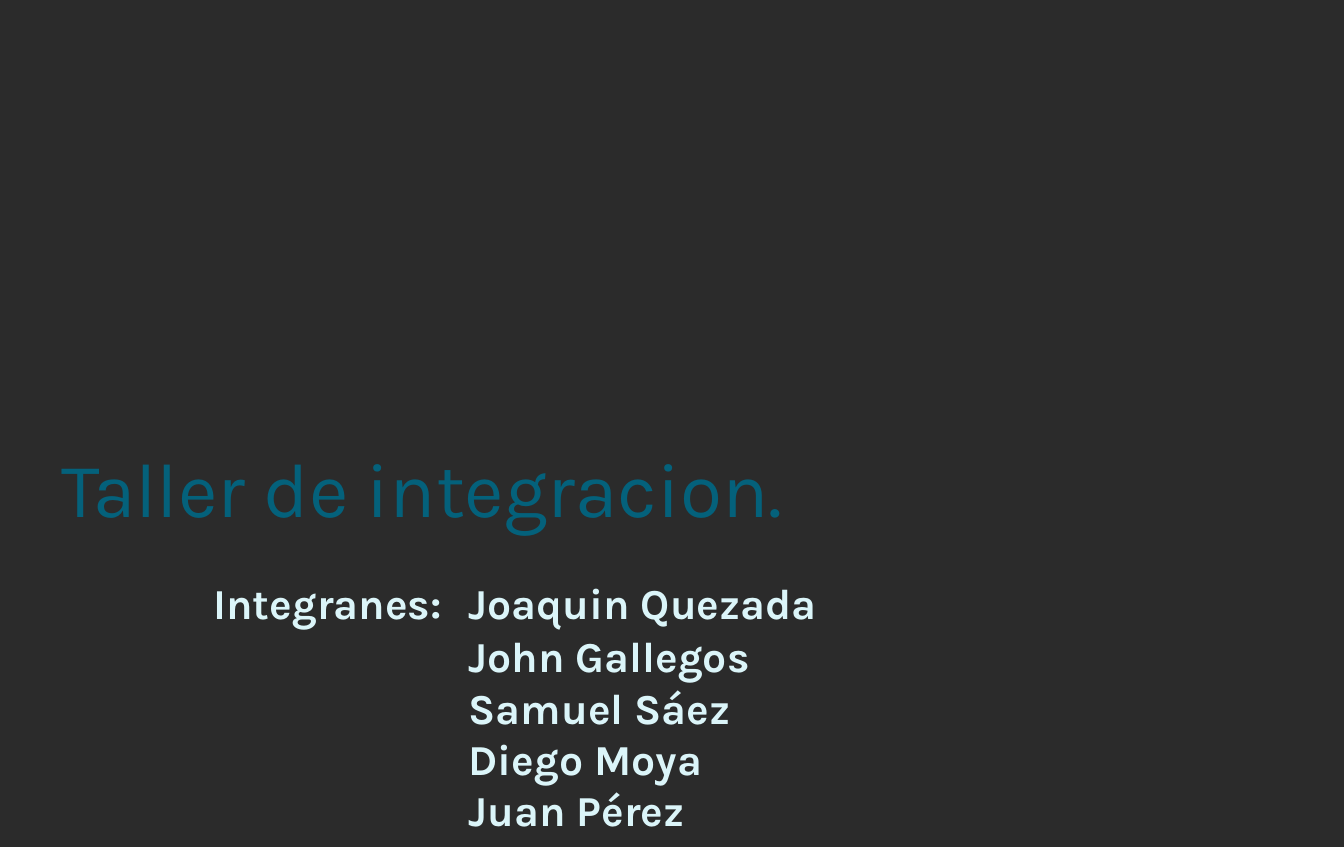
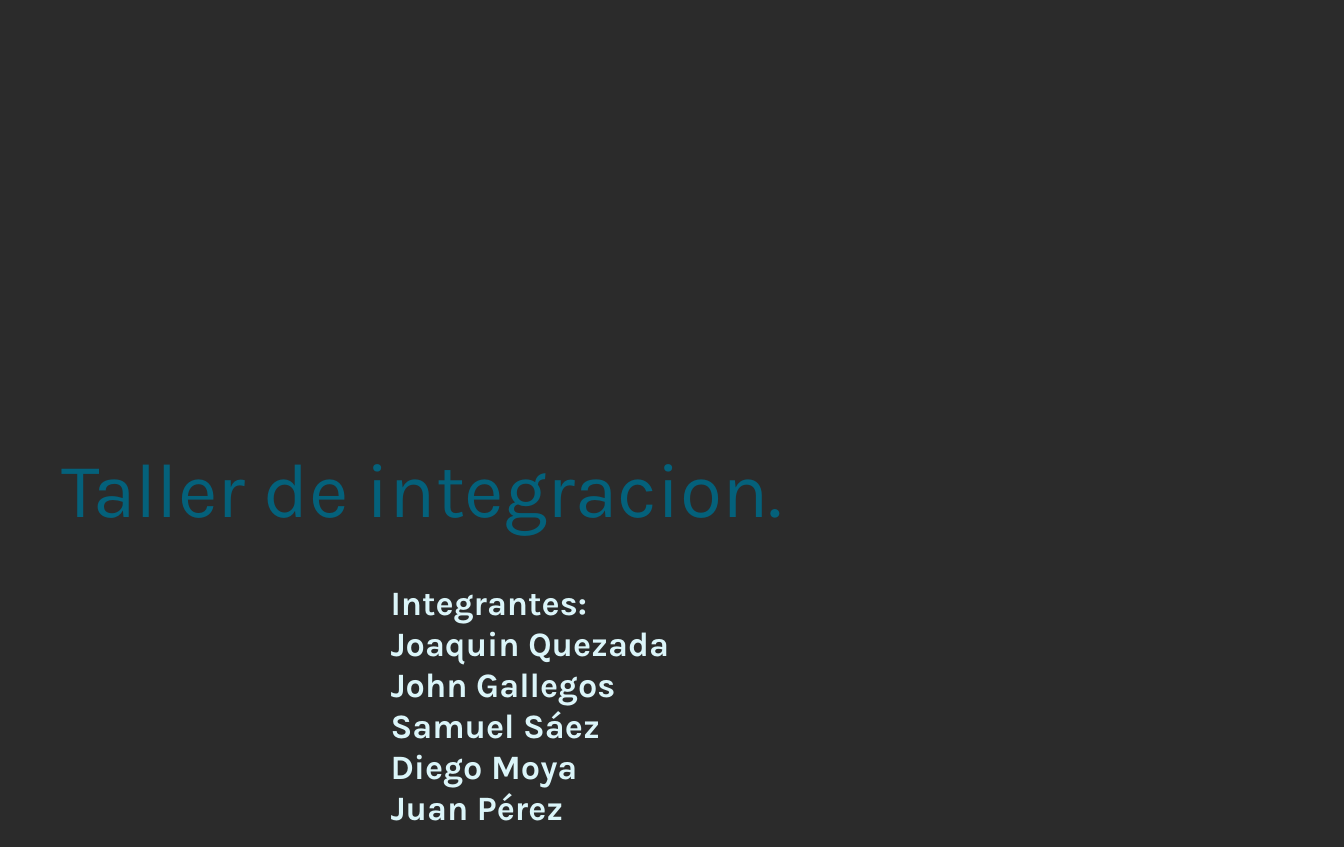
Before and after one commit to jquezadarios/integracion, a slide deck: slide 1 of presentacion/Taller de integracion.pptx. Drawn at 1344x847 pixels with LibreOffice and Linux fonts; fonts in the diff are those of the drawing; background and template pictures are left out; a plain dark background stands for a picture behind light text. Boxes give left, top, right and bottom in pixels: in the first picture for what was removed or moved away, otherwise in the second. Text is boxed around its words. In the diff, an @@ line names an element or a change of style, - is before the commit and + after.

```diff
--- a/presentacion/Taller de integracion.pptx
+++ b/presentacion/Taller de integracion.pptx
@@ text "Integrantes:": place and size @@
-text "Integrantes:" at bbox=[213, 588, 817, 827]
+text "Integrantes:" at bbox=[391, 593, 669, 821]
@@ text at bbox=[391, 593, 669, 665]: text changed; size 30 to 24 pt @@
-Integranes: Joaquin Quezada
+Integrantes:
+Joaquin Quezada
@@ text at bbox=[391, 673, 615, 821]: size 30 to 24 pt in "John Gallegos", "Samuel Sáez", "Diego Moya", "Juan Pérez" @@
```
Also in this commit, not shown: 3 other slides changed, 8 other files.
